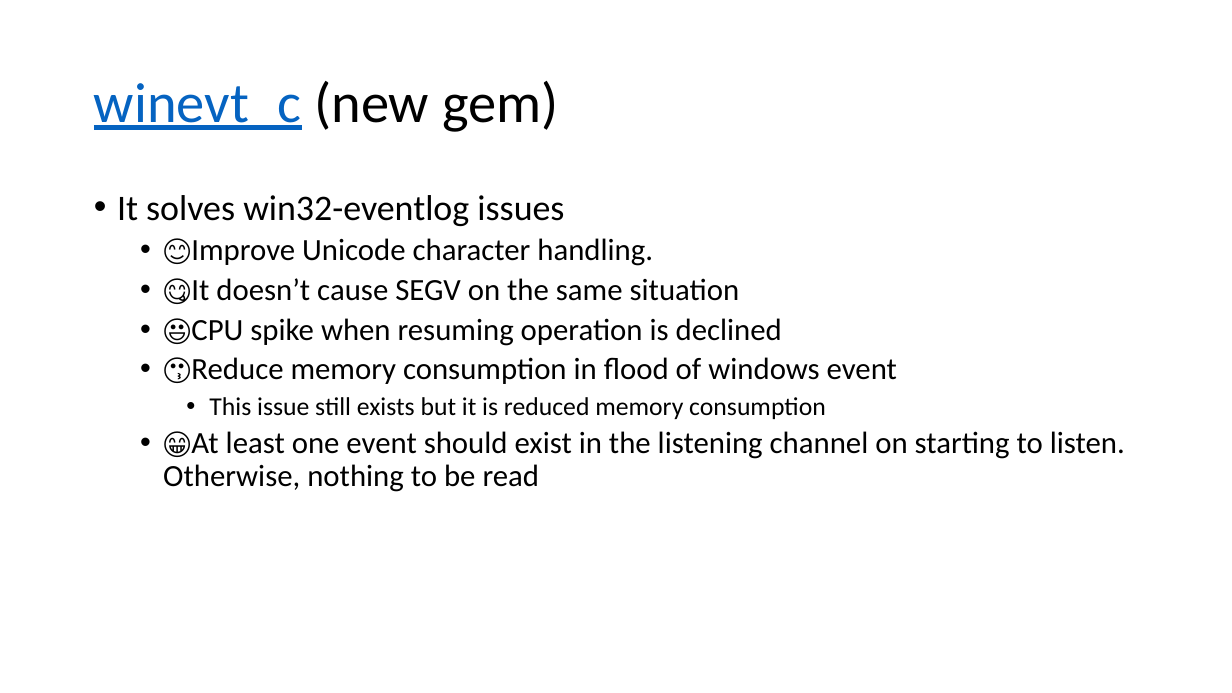
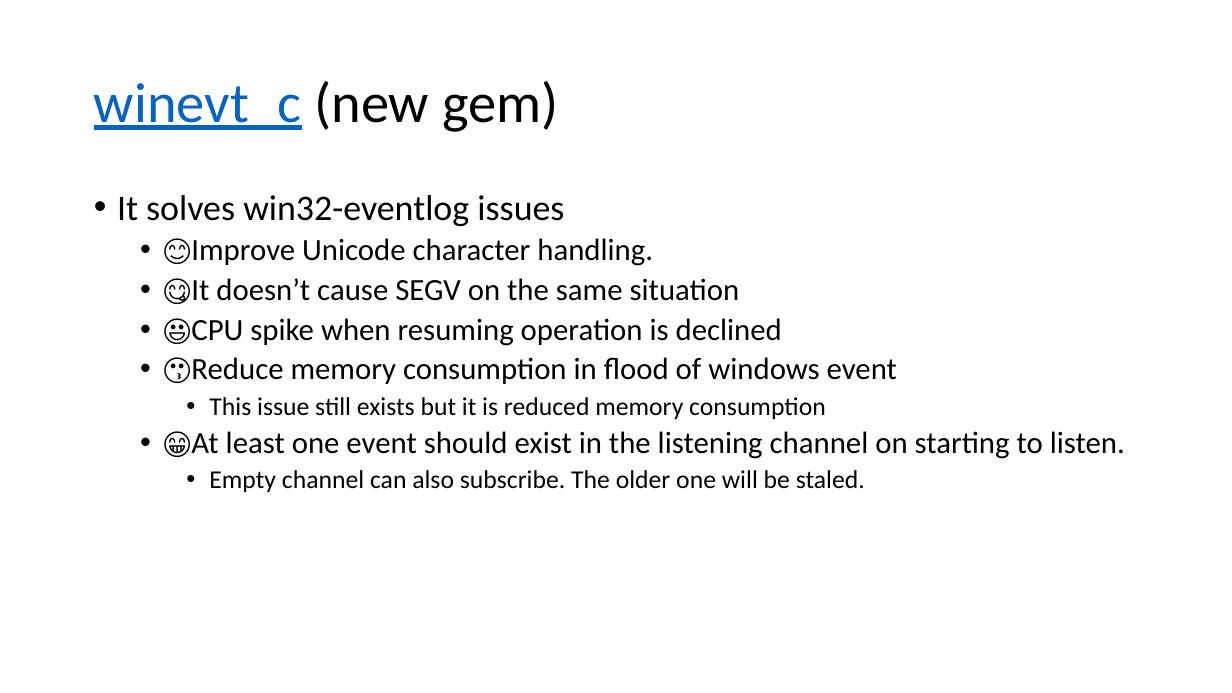
Before and after one commit to cosmo0920/fluentd-meetup-slide-20190717, a slide deck: slide 9 of Fluentd meetup 2019.pptx. Drawn at 1232x693 pixels with LibreOffice and Linux fonts; fonts in the diff are those of the drawing. Boxes give left, top, right and bottom in pixels: in the first picture for what was removed or moved away, otherwise in the second. Text is boxed around its words. In the diff, an @@ line names an element or a change of style, - is before the commit and + after.

```diff
--- a/Fluentd meetup 2019.pptx
+++ b/Fluentd meetup 2019.pptx
@@ text at [191, 431, 1125, 492]: text changed @@
-  • 😁At least one event should exist in the listening channel on starting to listen. Otherwise, nothing to be read
+  • 😁At least one event should exist in the listening channel on starting to listen.
+    • Empty channel can also subscribe. The older one will be staled.
```
Also in this commit, not shown: 2 other slides changed.
